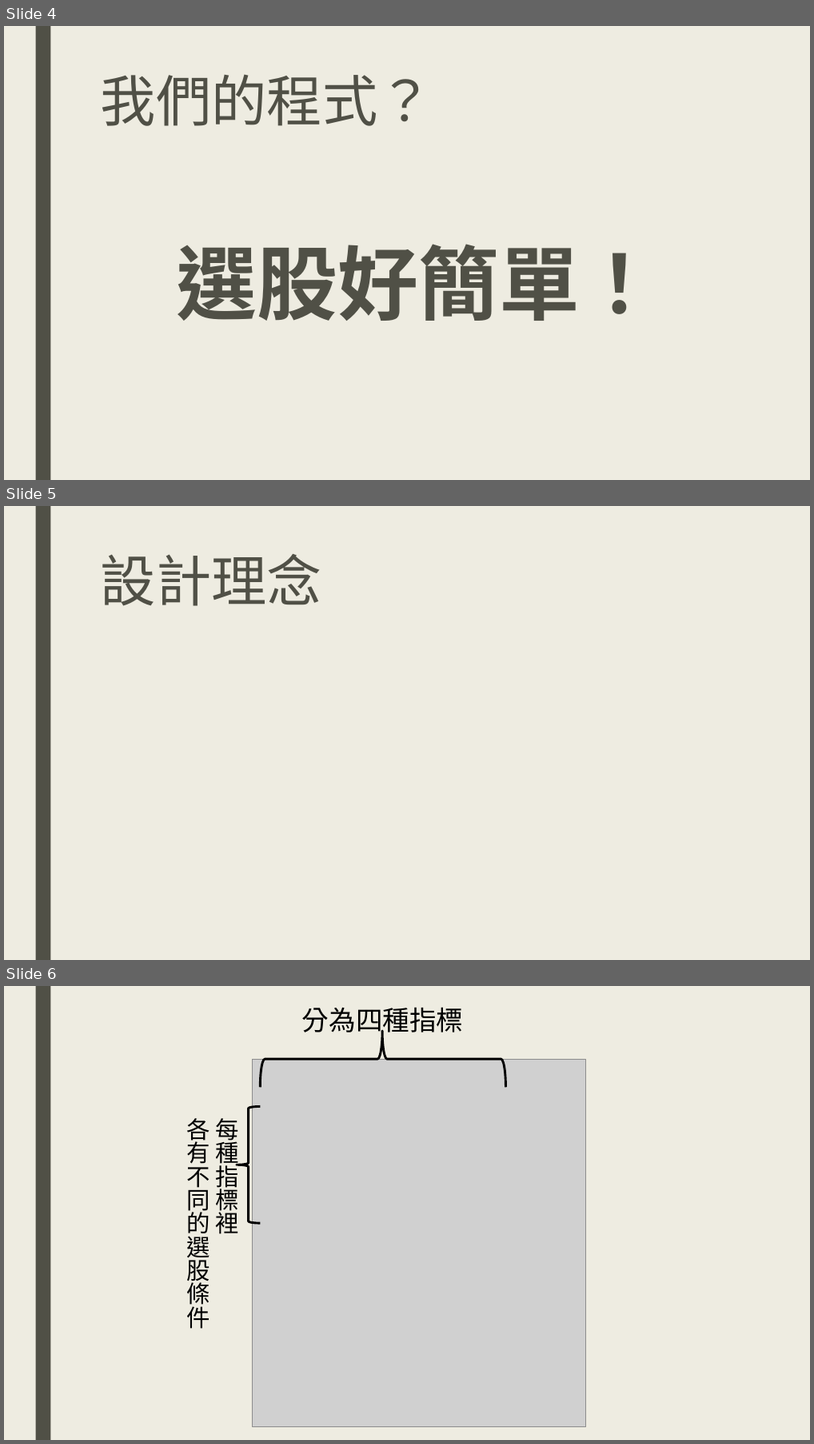
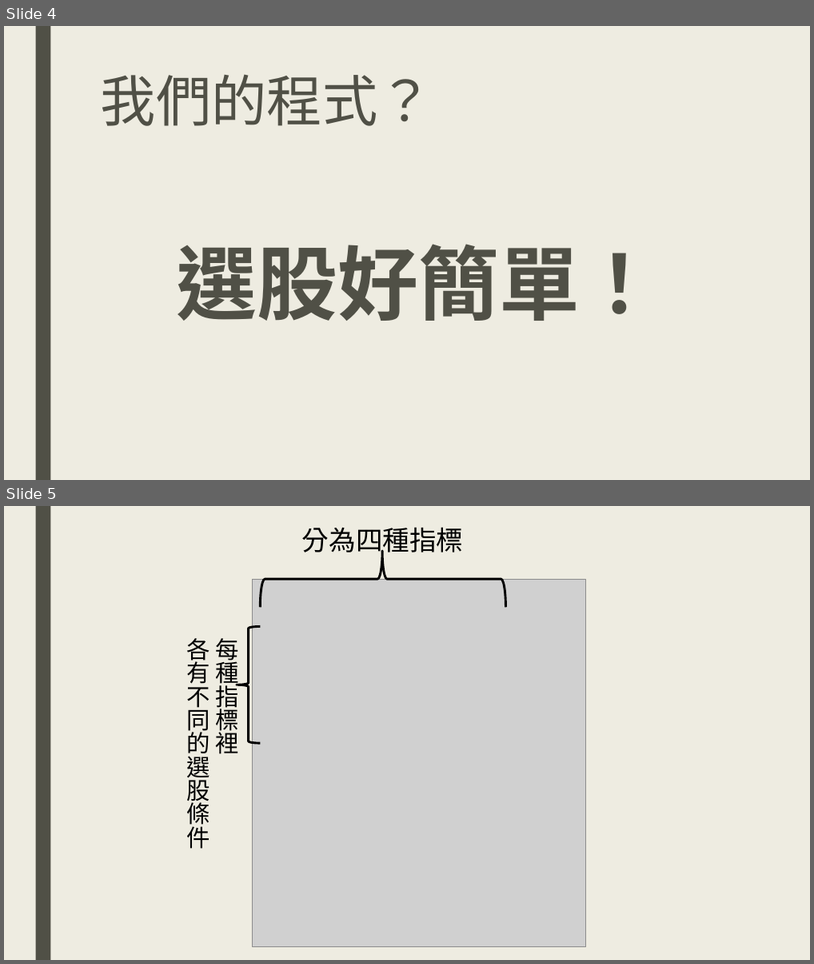
Before and after one commit to DanTsai0903/Stock-King-Project, a slide deck: 商管程式報告.pptx. Shown one above the other, each under a label of ours: slides 4, 5 and 6 before the commit, slides 4 and 5 after it. The pictures are 814x1444 and 814x964 pixels, drawn with LibreOffice and Linux fonts; fonts in the diff are those of the drawing; grey boxes stand for pictures. Boxes give left, top, right and bottom in pixels: in the first picture for what was removed or moved away, otherwise in the second. Text is boxed around its words. In the diff, an @@ line names an element or a change of style, - is before the commit and + after.

```diff
--- a/商管程式報告.pptx
+++ b/商管程式報告.pptx
@@ slide 5 removed at (4, 506, 810, 960), background #EEECE1; not listed: 1 template element that a slide beside it also shows @@
@@ title removed at (101, 554, 322, 606) @@
-設計理念
@@ what was slide 6 is now slide 5 @@
```
Also in this commit, not shown: 1 slide changed.
